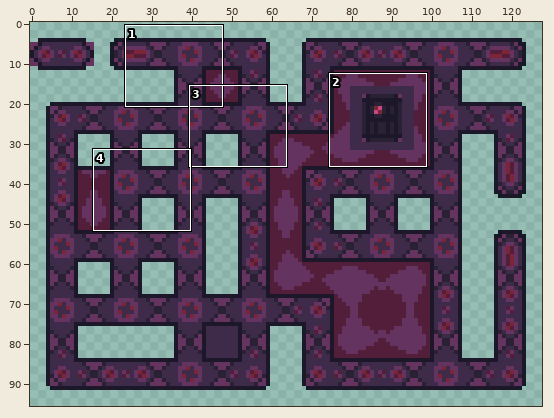
File history of a sprite sheet, assets/tilesets/areas/energy-reactor-8/tlr-betatexture-8-tiles.png. Above, an overview of the earlier version with the close-up marked.
Close-up. Before the commit:
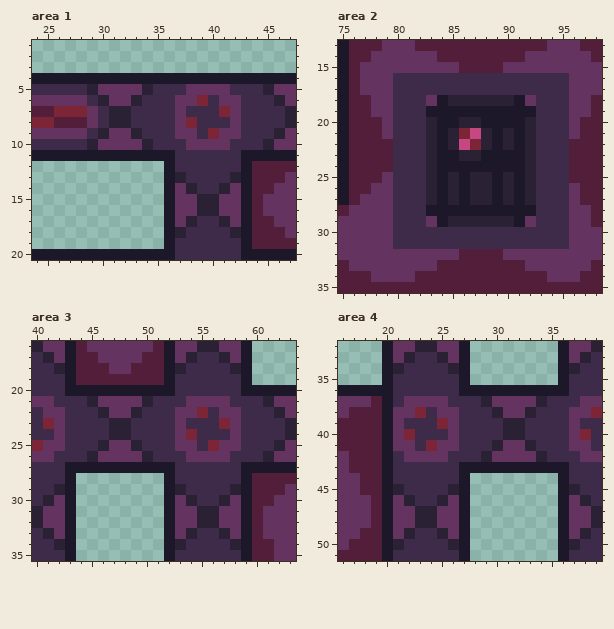
The file is 128x96 pixels. Shown: area 1: x 24..47, y 1..20; area 2: x 75..98, y 13..35; area 3: x 40..63, y 16..35; area 4: x 16..39, y 32..51. The commit also changed other parts of the picture, which this record leaves out.
And afterwards:
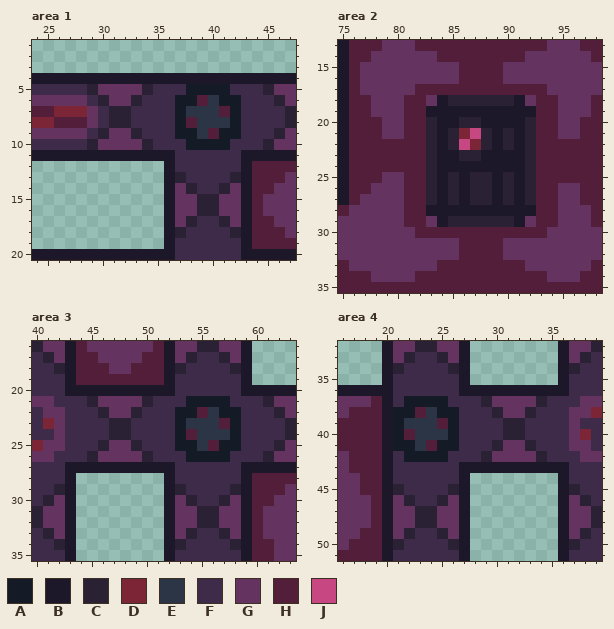
Palette (. is transparent): A #141b27  B #1c1729  C #2a2135  D #7b2536  E #2b3545  F #3e2a49  G #65335f  H #521e3a  J #c64782
Change:
{"where": "area 1"}
{"y":5,"x":38,"old":"GGGG","new":"AAAA"}
{"y":6,"x":37,"old":"GGDFGG","new":"AAHEAA"}
{"y":7,"x":37,"old":"GFFFDG","new":"AEEEHA"}
{"y":8,"x":37,"old":"GDFFFG","new":"AHEEEA"}
{"y":9,"x":37,"old":"GGFDGG","new":"AAEHAA"}
{"y":10,"x":38,"old":"GGGG","new":"AAAA"}
{"where": "area 2"}
{"y":16,"x":80,"old":"FFFFFFFFFFFFFFFF","new":"GGGGGGHHHHGGGGGG"}
{"y":17,"x":80,"old":"FFFFFFFFFFFFFFFF","new":"GGHHHHHHHHHHHHGG"}
{"y":18,"x":80,"old":"FFF","new":"GHH"}
{"y":18,"x":93,"old":"FFF","new":"HHG"}
{"y":19,"x":80,"old":"FFF","new":"GHH"}
{"y":19,"x":93,"old":"FFF","new":"HHG"}
{"y":20,"x":80,"old":"FFF","new":"GHH"}
{"y":20,"x":93,"old":"FFF","new":"HHG"}
{"y":21,"x":80,"old":"FFF","new":"GHH"}
{"y":21,"x":93,"old":"FFF","new":"HHG"}
{"y":22,"x":80,"old":"FFF","new":"HHH"}
{"y":22,"x":93,"old":"FFF","new":"HHH"}
{"y":23,"x":80,"old":"FFF","new":"HHH"}
{"y":23,"x":93,"old":"FFF","new":"HHH"}
{"y":24,"x":80,"old":"FFF","new":"HHH"}
{"y":24,"x":93,"old":"FFF","new":"HHH"}
{"y":25,"x":80,"old":"FFF","new":"GHH"}
{"y":25,"x":93,"old":"FFF","new":"HHH"}
{"y":26,"x":80,"old":"FFF","new":"GHH"}
{"y":26,"x":93,"old":"FFF","new":"HHG"}
{"y":27,"x":80,"old":"FFF","new":"GHH"}
{"y":27,"x":93,"old":"FFF","new":"HHG"}
{"y":28,"x":80,"old":"FFF","new":"GHH"}
{"y":28,"x":93,"old":"FFF","new":"HHG"}
{"y":29,"x":80,"old":"FFF","new":"GHH"}
{"y":29,"x":93,"old":"FFF","new":"HHG"}
{"y":30,"x":80,"old":"FFFFFFFFFFFFFFFF","new":"GGHHHHHHHHHHHHGG"}
{"y":31,"x":80,"old":"FFFFFFFFFFFFFFFF","new":"GGGGGGHHHHGGGGGG"}
{"where": "area 3"}
{"y":21,"x":54,"old":"GGGG","new":"AAAA"}
{"y":22,"x":53,"old":"GGDFGG","new":"AAHEAA"}
{"y":23,"x":53,"old":"GFFFDG","new":"AEEEHA"}
{"y":24,"x":53,"old":"GDFFFG","new":"AHEEEA"}
{"y":25,"x":53,"old":"GGFDGG","new":"AAEHAA"}
{"y":26,"x":54,"old":"GGGG","new":"AAAA"}
{"where": "area 4"}
{"y":37,"x":22,"old":"GGGG","new":"AAAA"}
{"y":38,"x":21,"old":"GGDFGG","new":"AAHEAA"}
{"y":39,"x":21,"old":"GFFFDG","new":"AEEEHA"}
{"y":40,"x":21,"old":"GDFFFG","new":"AHEEEA"}
{"y":41,"x":21,"old":"GGFDGG","new":"AAEHAA"}
{"y":42,"x":22,"old":"GGGG","new":"AAAA"}
{"label":"changed","picture_box":[175,84,241,150]}
{"label":"changed","picture_box":[393,73,569,249]}
{"label":"changed","picture_box":[175,396,241,462]}
{"label":"changed","picture_box":[393,396,459,462]}
